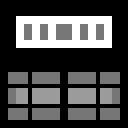
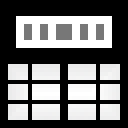
Comparing the layer stacks of the two w=128, h=128 images. Changes:
added layer "lines" above "On" over (8, 64, 120, 120)
showed "On", painted on it over (8, 64, 120, 120)
added layer "Off" above "Base" over (8, 64, 120, 120)
painted on "Base" over (8, 64, 120, 120)
